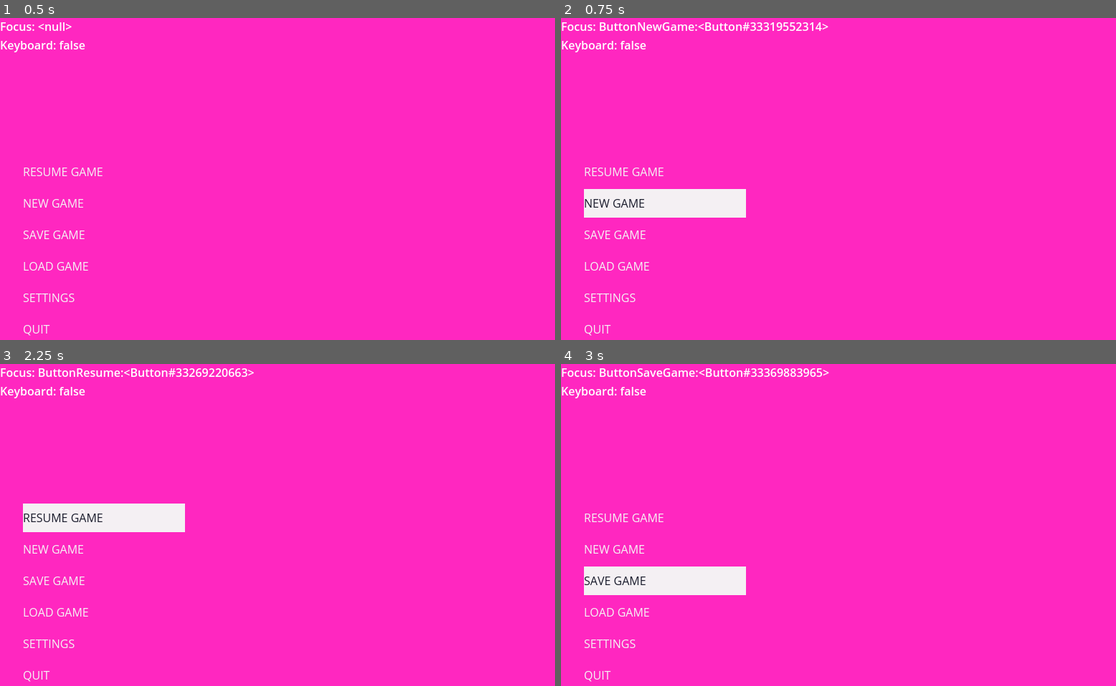
Above: before the commit, frames 1-4 (two rows, left to right).
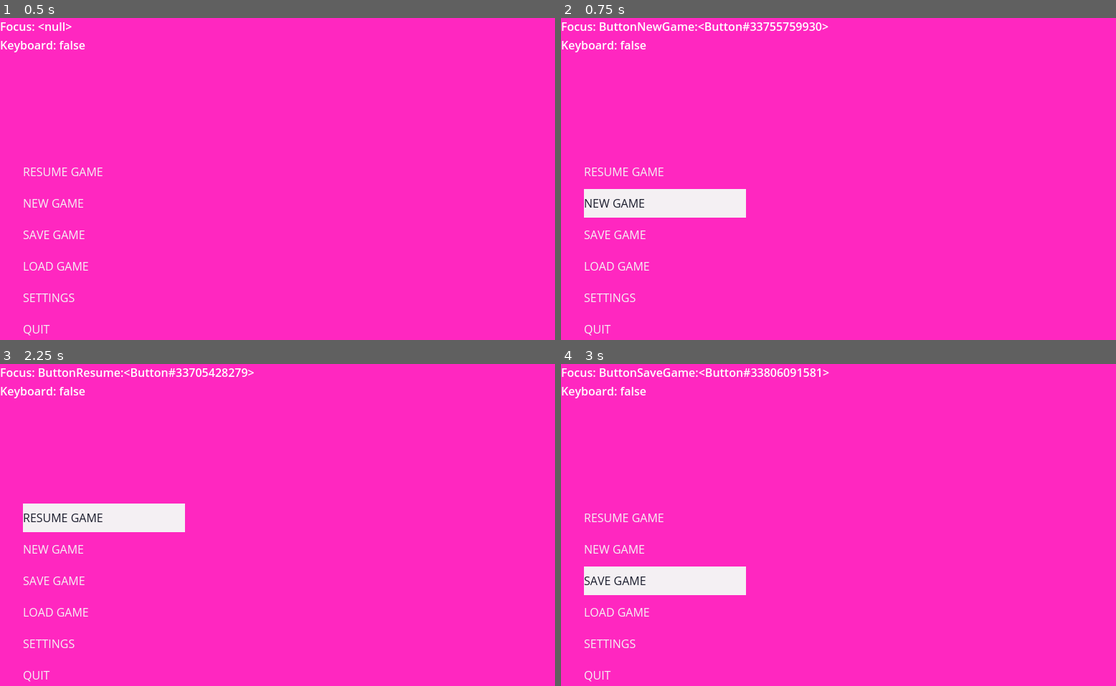
Above: after the commit, the same moments.

Repository: NimbleBeasts/NbGodotBoilerplate-Godot
Game: Godot game, scene res://Src/GameManager.tscn
Same seed, same stepped clock (60 frames per second), same inputs: the game is played once before the commit and once after it.
Inputs:
- Up to frame 1 (0.5 s): no input
- Up to frame 2 (0.75 s): click "NEW GAME" at 0.5 s
- Up to frame 3 (2.25 s): click "NEW GAME" at 1.25 s; click "RESUME GAME" at 2 s
- Up to frame 4 (3 s): click "SAVE GAME" at 2.75 s

Frame 1 is identical in both runs. In frame 2, 0.1% of the frame differs, in the area x 36-48%, y 1-4%; in frame 3, 0.1%; in frame 4, 0.2%.

Commit message:
fixing choice button display

Diff:
--- a/Src/Hud/Menu_Modern/Choice_Button.gd
+++ b/Src/Hud/Menu_Modern/Choice_Button.gd
@@ -12,10 +12,11 @@
 var font_color_hover: Color
 var font_color_normal: Color
 
-var id := -1
-var active := false
-var selection_id := 0
-var choices := ["1", "2", "3"]
+var _active := false
+var _choices := []
+var _range := []
+var _range_step := 1.0
+var _current_value
 
 func _ready():
 	# Choice Button Colors
@@ -37,32 +38,51 @@
 
 
 func switch(direction: int):
-	selection_id += direction
+	_current_value += direction * _range_step
 
-	if selection_id < 0: selection_id = choices.size() - 1
-	elif selection_id == choices.size(): selection_id = 0
 
-	$h/Option.set_text(str(choices[selection_id]))
-	emit_signal("choice_updated", selection_id)
+	if _choices.size() > 0:
+		if _current_value < 0: _current_value = _choices.size() - 1
+		elif _current_value == _choices.size(): _current_value = 0
+		$h/Option.set_text(str(_choices[_current_value]))
+	else:
+		_current_value = min(max(_current_value, _range[0]), _range[1])
+		$h/Option.set_text(str(_current_value))
 
-func set_choices(choices: Array, current_value):
-	pass
+	emit_signal("choice_updated", _current_value)
 
-func set_range(range: Array, current_value):
-	pass
+func set_choices(choices: Array, current_value: int):
+	_choices = choices
+	_current_value = current_value
+	$h/Option.set_text(str(_choices[_current_value]))
+
+
+func set_range(range: Array, current_value: float, step: float):
+	_range = range
+	_range_step = step
+	_current_value = current_value
+	$h/Option.set_text(str(_current_value))
 
 func _input(event):
-	if not active:
+	if not _active:
 		return
+	# Keyboard input
 	if event is InputEventKey:
 		if not event.pressed:
 			if event.keycode == KEY_RIGHT:
 				switch(+1)
 			elif event.keycode == KEY_LEFT:
 				switch(-1)
+	# Joypad input
+	elif event is InputEventJoypadButton:
+		if not event.pressed:
+			if event.button_index == JOY_BUTTON_DPAD_RIGHT:
+				switch(+1)
+			elif event.button_index == JOY_BUTTON_DPAD_LEFT:
+				switch(-1)
 
 func _on_focus_entered():
-	active = true
+	_active = true
 	$Bg.show()
 	$h/Label.set("theme_override_colors/font_color", font_color_hover)
 	$h/Option.set("theme_override_colors/font_color", font_color_hover)
@@ -70,7 +90,7 @@
 	$h/ButtonNext.set("theme_override_colors/font_color", font_color_hover)
 
 func _on_focus_exited():
-	active = false
+	_active = false
 	$Bg.hide()
 	$h/Label.set("theme_override_colors/font_color", font_color_normal)
 	$h/Option.set("theme_override_colors/font_color", font_color_normal)
--- a/Src/Hud/Menu_Modern/Menu_Modern.gd
+++ b/Src/Hud/Menu_Modern/Menu_Modern.gd
@@ -63,7 +63,7 @@
 		if option.has("values"):
 			choice_button.set_choices(option.values, option.default)
 		else:
-			choice_button.set_range(option.range, option.default)
+			choice_button.set_range(option.range, option.default, option.step)
 		choice_button.connect("button_up", callback)
 		$Views/Settings/w/OptionMenu.add_child(choice_button)
 
--- a/Src/_Autoloads/Global.gd
+++ b/Src/_Autoloads/Global.gd
@@ -114,6 +114,7 @@
 						0.5,
 						1.5
 					],
+					"step": 0.1,
 					"default": 1.0,
 				},
 			]
@@ -129,6 +130,7 @@
 						0,
 						100
 					],
+					"step": 5,
 					"default": 50,
 				},
 				{
@@ -138,6 +140,7 @@
 						0,
 						100
 					],
+					"step": 5,
 					"default": 50,
 				},
 			]
